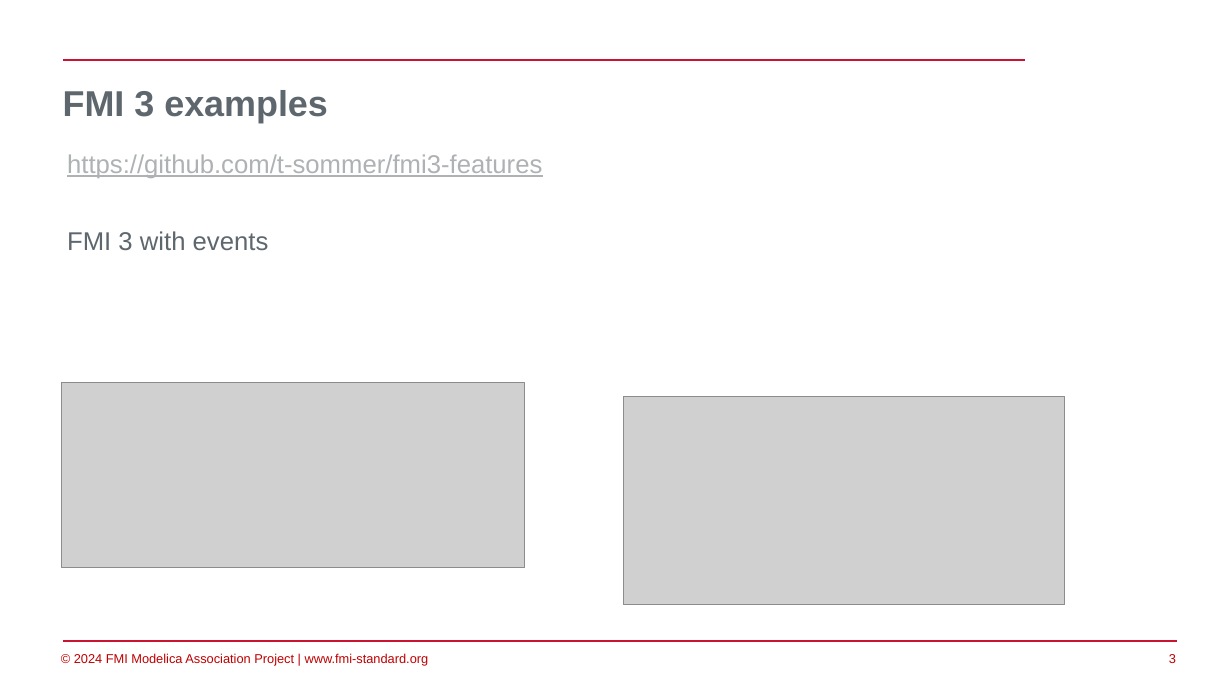
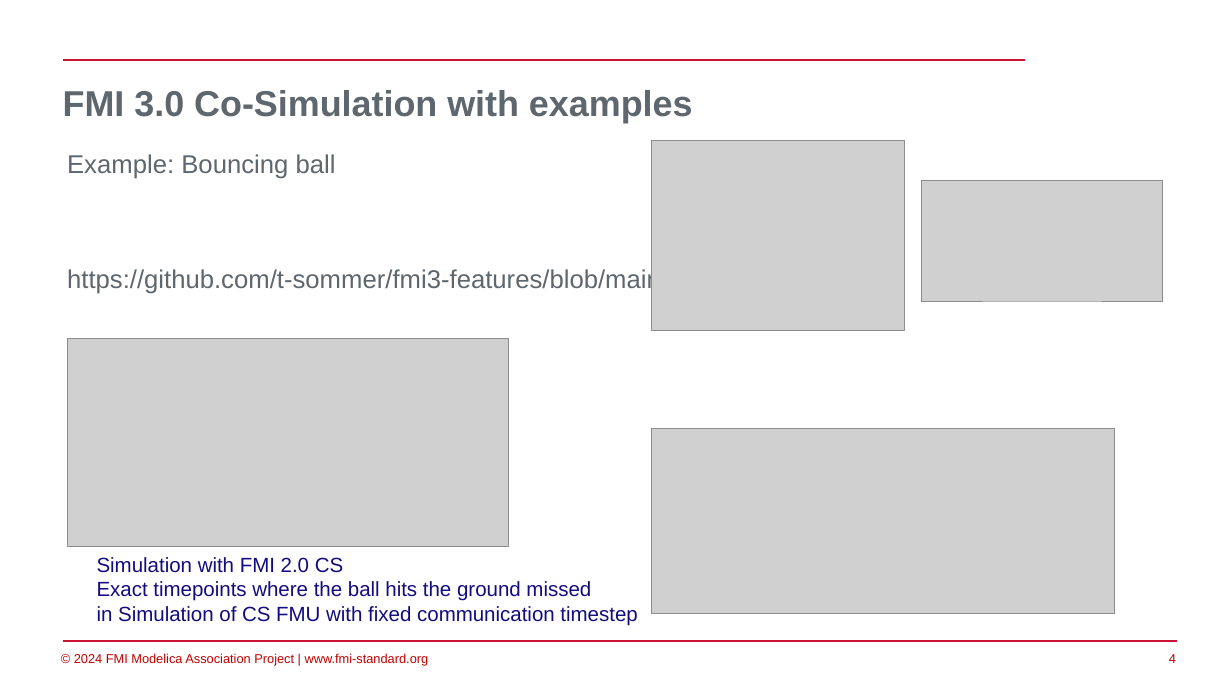
Before and after one commit to modelica/fmi-beginners-tutorial-2025, a slide deck: slide 4 of part4/FMI-overall.pptx (slide 3 before the commit). Drawn at 1232x693 pixels with LibreOffice and Linux fonts; fonts in the diff are those of the drawing; grey boxes stand for pictures; background and template pictures are left out. Boxes give left, top, right and bottom in pixels: in the first picture for what was removed or moved away, otherwise in the second. Text is boxed around its words. In the diff, an @@ line names an element or a change of style, - is before the commit and + after.

Commit message:
improve part 4 w.r.t. FMI 3.0 features

```diff
--- a/part4/FMI-overall.pptx
+++ b/part4/FMI-overall.pptx
@@ title at (63,90,693,122): text changed @@
-FMI 3 examples
+FMI 3.0 Co-Simulation with examples
@@ picture added at (652,140,905,331) @@
@@ text at (67,154,852,295): text changed; text colour #AFB2B4 to #5E676E @@
-https://github.com/t-sommer/fmi3-features
-FMI 3 with events
+Example: Bouncing ball
+https://github.com/t-sommer/fmi3-features/blob/main/cs_events.ipynb
@@ picture added at (921,180,1163,301) @@
@@ picture: place and size @@
-picture at (624,396,1066,604)
+picture at (67,339,509,547)
@@ picture: place and size @@
-picture at (62,383,525,567)
+picture at (652,429,1115,614)
@@ text added at (97,557,637,626), 16 pt, text #120C80 @@
+Simulation with FMI 2.0 CS
+Exact timepoints where the ball hits the ground missed
+in Simulation of CS FMU with fixed communication timestep
@@ page number at (1169,654,1176,663): text changed @@
-3
+4
```
Also in this commit, not shown: 2 other slides changed, 5 slides added, 2 slides removed.
